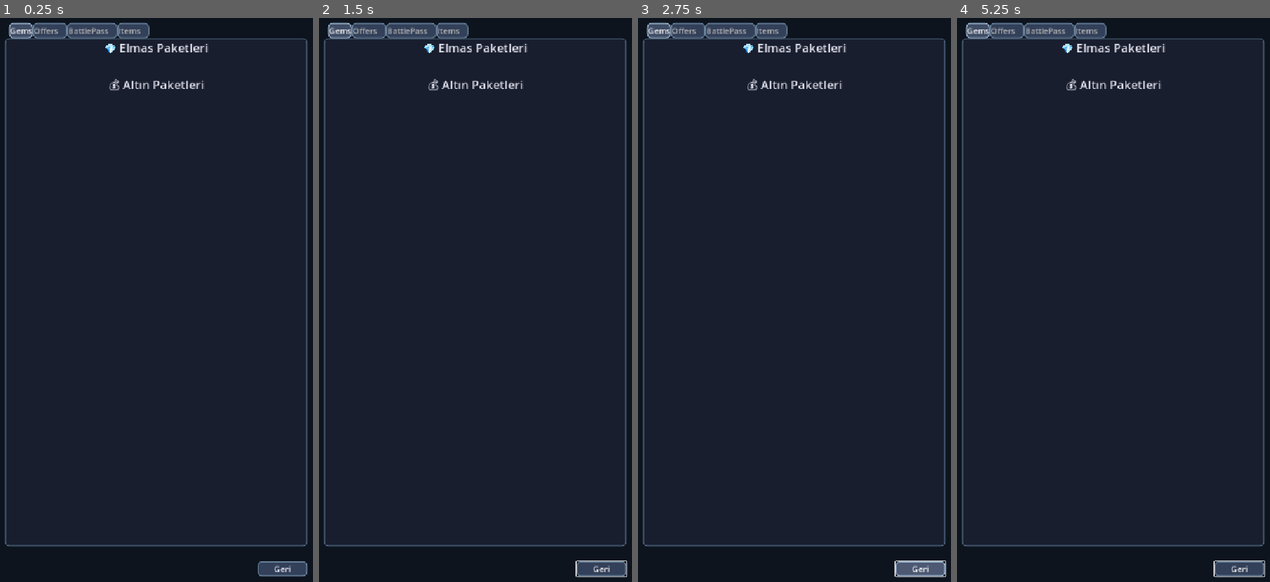
Above: before the commit, frames 1-4 (left to right).
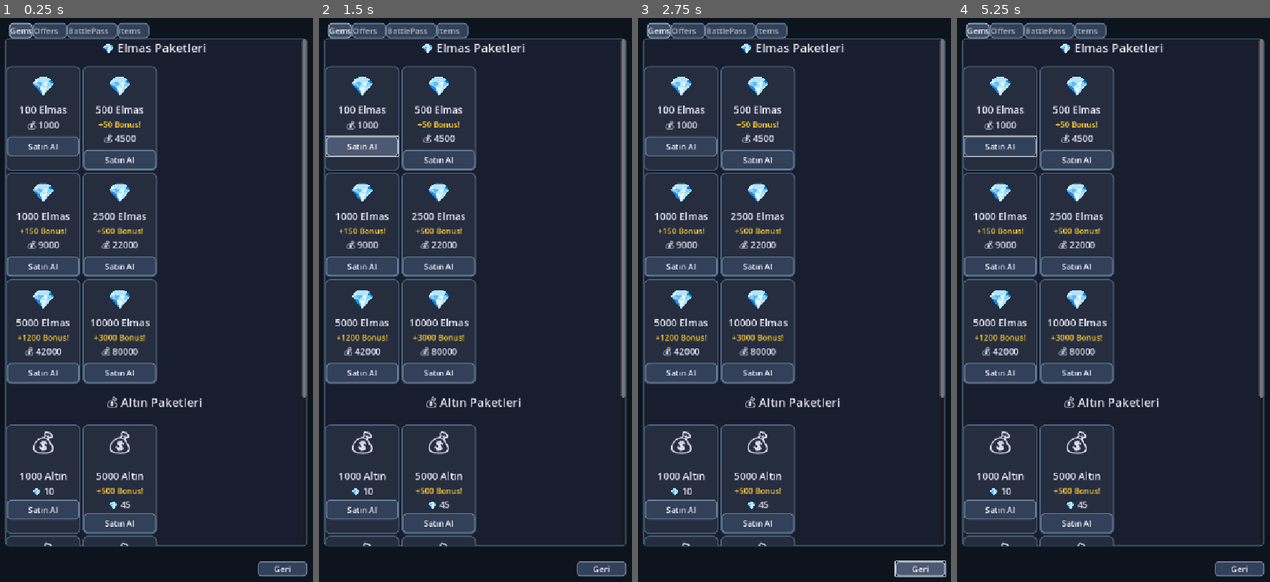
Above: after the commit, the same moments.

Repository: selcukksezer/gkk
Game: Godot game, scene res://scenes/ui/screens/ShopScreen.tscn
Two runs of this game, one before a commit and one after it. Both use one fixed random seed, a clock stepped at 60 frames per second and the inputs below. This scene is started directly instead of the project's main scene. Sound files missing from this copy of the repository are replaced by a short silence.
Inputs (mouse positions are in pixels of both pictures, inside the frame that each line leads up to):
- Up to frame 1 (0.25 s): no input
- Up to frame 2 (1.5 s): click "Geri" at 0.5 s; click (362, 147) at 1.25 s, where only the run after the commit has a clickable "Satın Al"
- Up to frame 3 (2.75 s): click "Geri" at 2 s
- Up to frame 4 (5.25 s): click (1000, 147) at 2.75 s, where only the run after the commit has a clickable "Satın Al"; click "Geri" at 3.5 s; click (1000, 147) at 4.25 s, where only the run after the commit has a clickable "Satın Al"; tap Enter at 5 s; move the mouse to (1185, 271) at 5.02 s; click (1185, 271) at 5.17 s

The runs differ from the first frame. In frame 1, 14% of the frame differs, in the area x 2-98%, y 3-94%; in frame 2, 14%, in the area x 2-99%, y 3-100%; in frame 3, 14%; in frame 4, 14%.
Error before the commit: Parse Error: Function "_show_error()" not found in base self. (res://scenes/ui/screens/ShopScreen.gd:379)

Commit message:
Shop: fallback add locally + enqueue server sync when inventory add fails; add error dialog helper

Diff:
--- a/scenes/ui/screens/ShopScreen.gd
+++ b/scenes/ui/screens/ShopScreen.gd
@@ -380,3 +380,10 @@
 
 func _on_back_pressed() -> void:
 	Scenes.change_scene("res://scenes/ui/MainMenu.tscn")
+
+func _show_error(message: String) -> void:
+	var dialog = AcceptDialog.new()
+	dialog.title = "Error"
+	dialog.dialog_text = message
+	add_child(dialog)
+	dialog.popup_centered()
